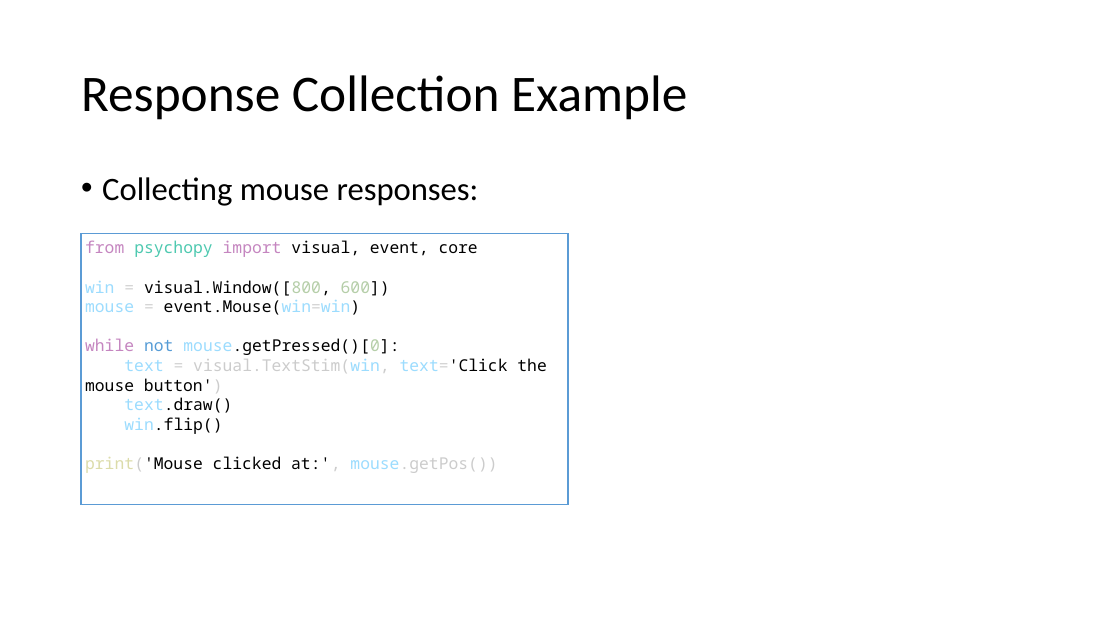
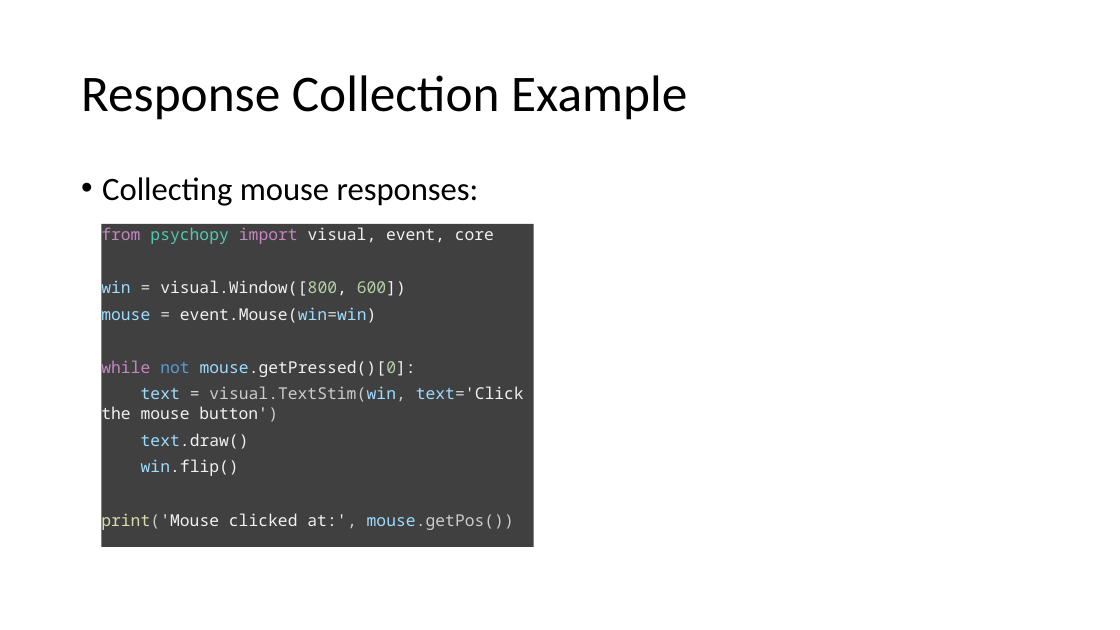
Before and after one commit to caggursoy/PsychoPy-Intro-Course, a slide deck: slide 14 of intro-psychopy/part2.pptx. Drawn at 1120x630 pixels with LibreOffice and Linux fonts; fonts in the diff are those of the drawing. Boxes give left, top, right and bottom in pixels: in the first picture for what was removed or moved away, otherwise in the second. Text is boxed around its words. In the diff, an @@ line names an element or a change of style, - is before the commit and + after.

```diff
--- a/intro-psychopy/part2.pptx
+++ b/intro-psychopy/part2.pptx
@@ rectangle "from psychopy import visual, event, ...": place and size @@
-rectangle "from psychopy import visual, event, ..." at (81,234,568,505)
+rectangle "from psychopy import visual, event, ..." at (102,224,534,548)
@@ rectangle "from psychopy import visual, event, ..." at (102,224,534,548): text colour #000000 to #F1F1F2 in "visual, event, core", "visual.Window([800, 600])", "event.Mouse(win=win)", "mouse.getPressed()[0]:" and 4 more places; more space between paragraphs; fill #FFFFFF to #404040; outline #5B9BD5 1 pt to none @@
```
Also in this commit, not shown: 8 other slides changed.
